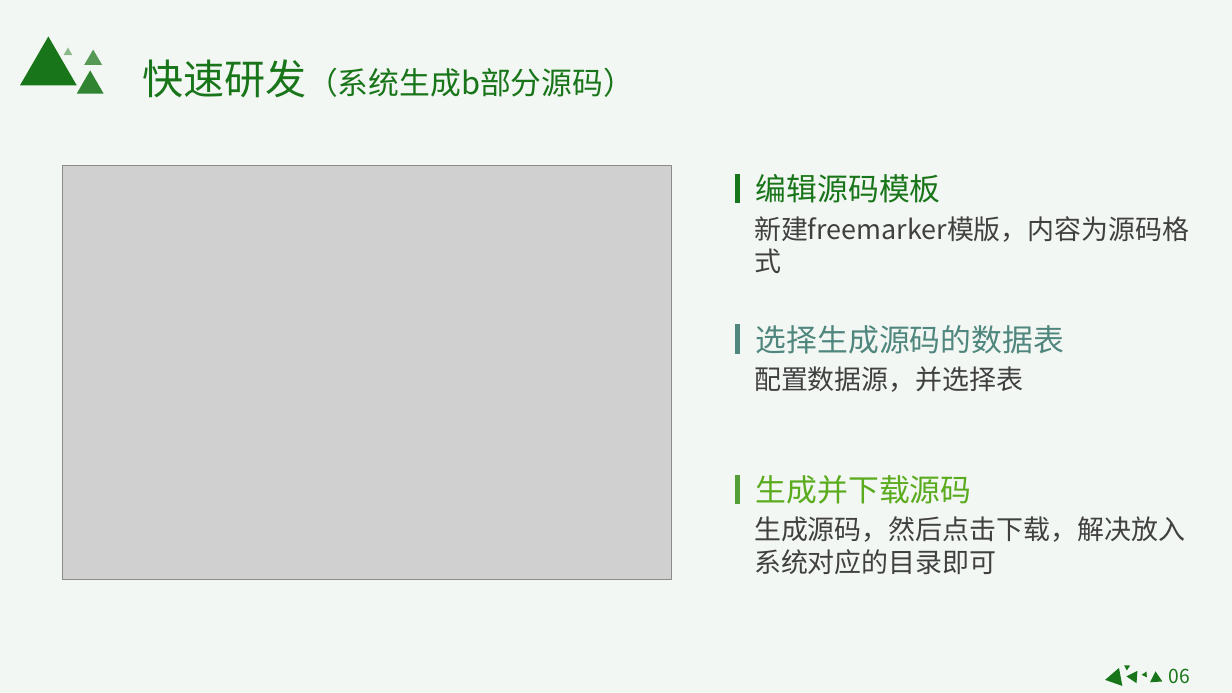
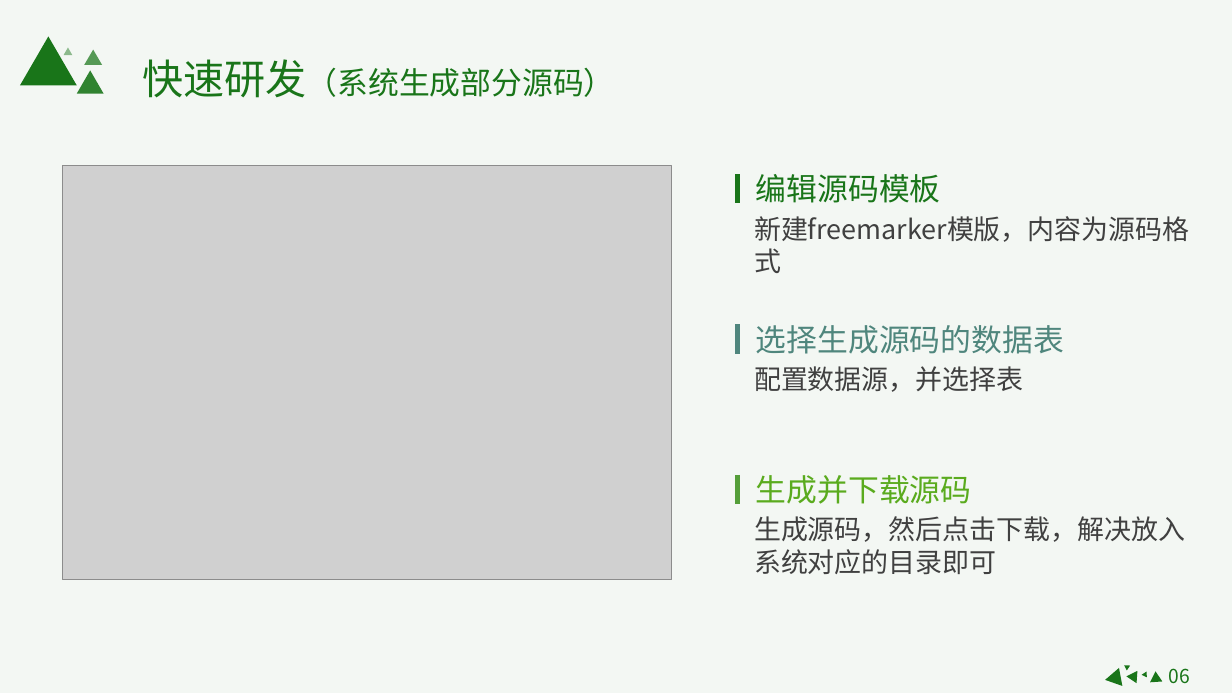
Before and after one commit to bellmit/micro-service-1, a slide deck: slide 18 of 微服务框架简介.pptx. Drawn at 1232x693 pixels with LibreOffice and Linux fonts; fonts in the diff are those of the drawing; grey boxes stand for pictures. Boxes give left, top, right and bottom in pixels: in the first picture for what was removed or moved away, otherwise in the second. Text is boxed around its words. In the diff, an @@ line names an element or a change of style, - is before the commit and + after.

Commit message:
修复生成源码的bug

```diff
--- a/微服务框架简介.pptx
+++ b/微服务框架简介.pptx
@@ text at (x1=142, y1=59, x2=615, y2=98): text changed @@
-快速研发（系统生成b部分源码）
+快速研发（系统生成部分源码）
```
Also in this commit, not shown: 2 other files.
